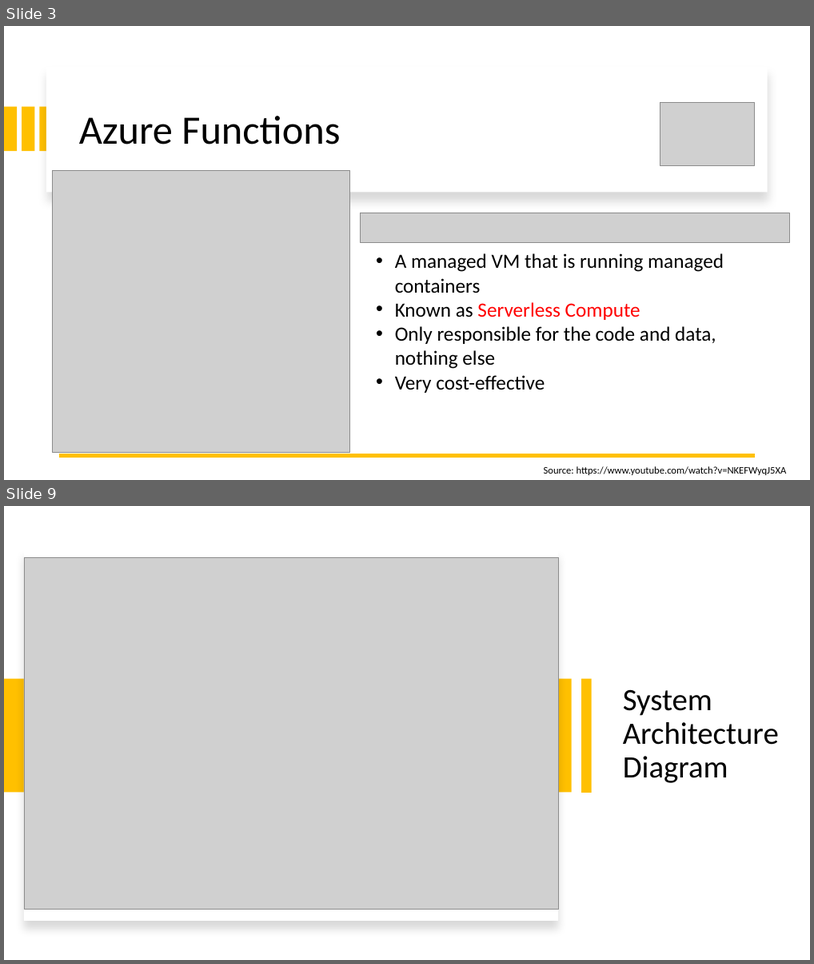
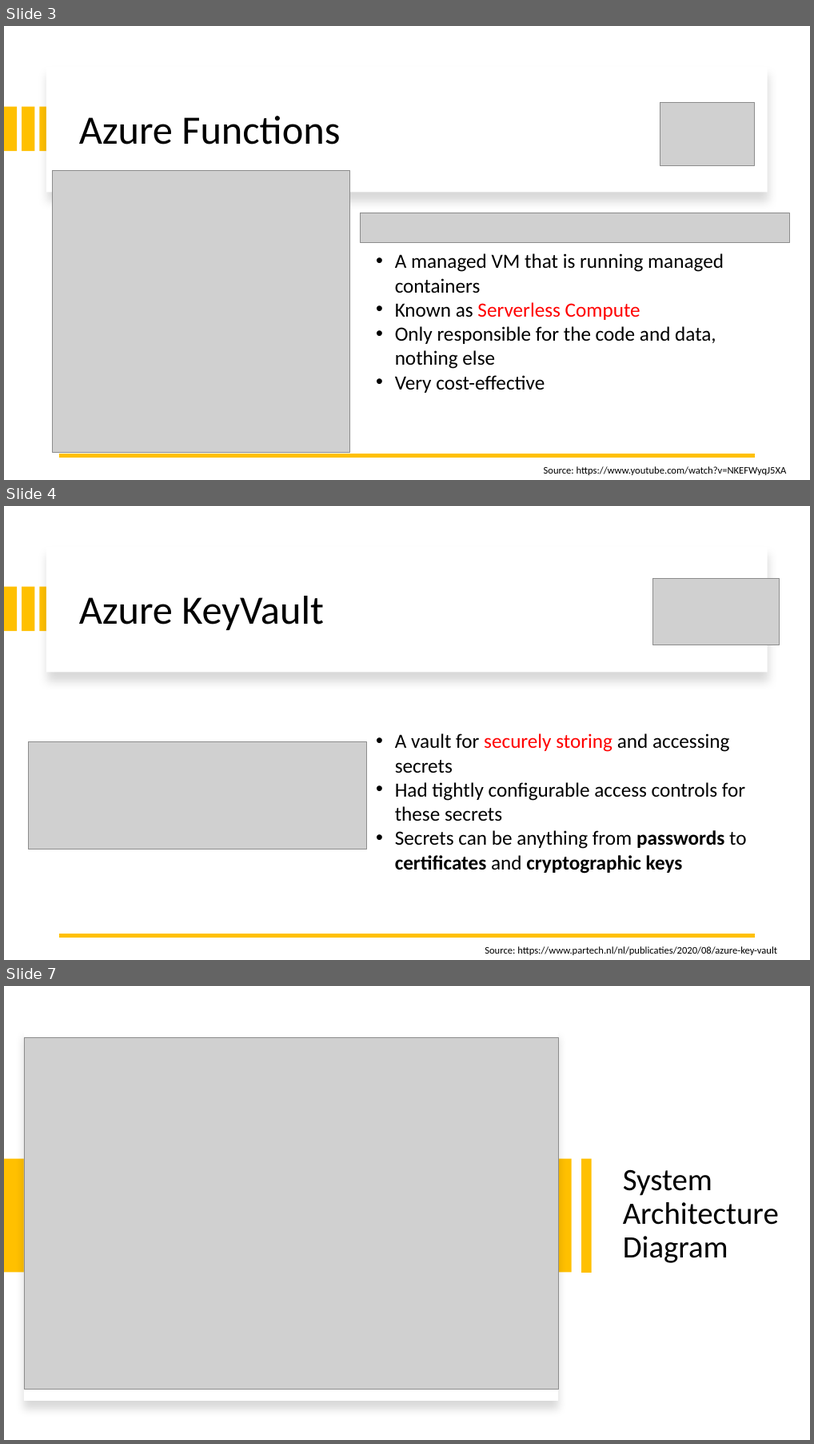
Before and after one commit to GavinAren/SnowflakeEmployeeDataEndpointProjectBackup, a slide deck: Final InStep Presentation.pptx. Shown one above the other, each under a label of ours: slides 3 and 9 before the commit, slides 3, 4 and 7 after it; the slides between them are not shown. The pictures are 814x964 and 814x1444 pixels, drawn with LibreOffice and Linux fonts; fonts in the diff are those of the drawing; grey boxes stand for pictures. Boxes give left, top, right and bottom in pixels: in the first picture for what was removed or moved away, otherwise in the second. Text is boxed around its words. In the diff, an @@ line names an element or a change of style, - is before the commit and + after.

```diff
--- a/Final InStep Presentation.pptx
+++ b/Final InStep Presentation.pptx
@@ slide 4 added at (4,506,810,960), background #FFFFFF @@
@@ rectangle added at (46,547,768,672), fill #FFFFFF @@
@@ rectangle added at (4,587,17,632), fill #FFC000 @@
@@ rectangle added at (22,587,34,632), fill #FFC000 @@
@@ rectangle added at (40,587,52,632), fill #FFC000 @@
@@ title added at (79,596,324,630), 48 pt, text #000000 @@
+Azure KeyVault
@@ picture added at (653,579,779,645) @@
@@ picture added at (28,742,367,849) @@
@@ text added at (395,733,746,873), 24 pt, text #000000 @@
+• A vault for securely storing and accessing secrets
+• Had tightly configurable access controls for these secrets
+• Secrets can be anything from passwords to certificates and cryptographic keys
@@ line added from (755, 935) to (60, 935), #FFC000 4.5 pt @@
@@ text added at (485,946,778,955), 12 pt, text #000000 @@
+Source: https://www.partech.nl/nl/publicaties/2020/08/azure-key-vault
@@ what was slide 9 is now slide 7 @@
```
Also in this commit, not shown: 6 slides changed, 1 other slide added, 1 slide removed, 1 other file.
